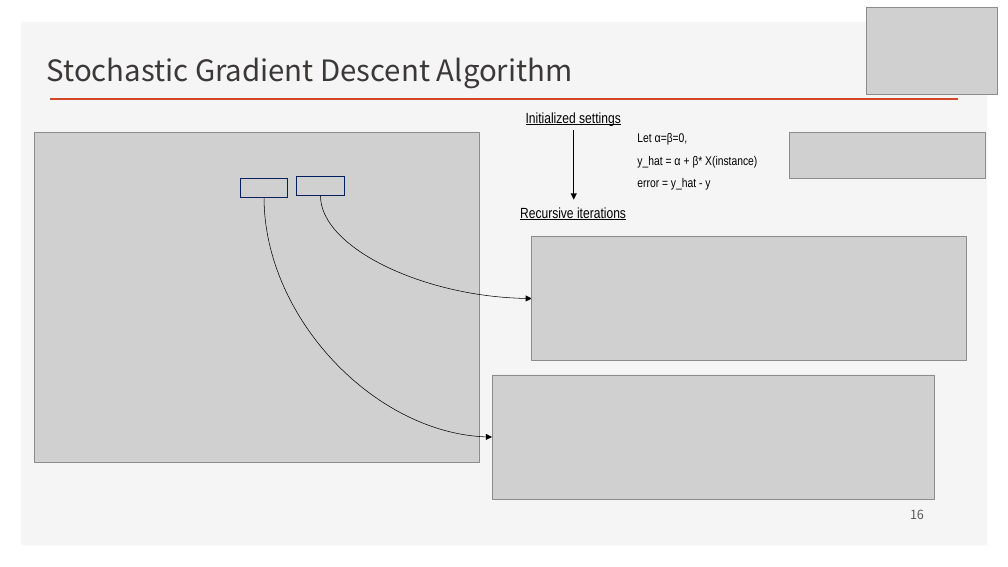
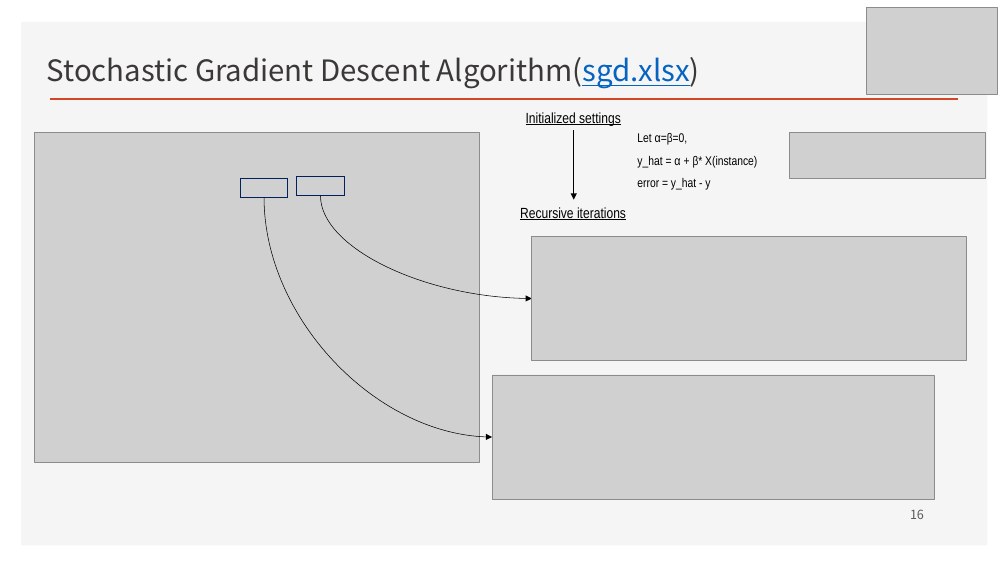
Before and after one commit to ancestor9/mathematics-for-machine-learning, a slide deck: slide 16 of Linear_Algebra/w4_Perceptron_Regression.pptx. Drawn at 1008x567 pixels with LibreOffice and Linux fonts; fonts in the diff are those of the drawing; grey boxes stand for pictures; background and template pictures are left out. Boxes give left, top, right and bottom in pixels: in the first picture for what was removed or moved away, otherwise in the second. Text is boxed around its words. In the diff, an @@ line names an element or a change of style, - is before the commit and + after.

```diff
--- a/Linear_Algebra/w4_Perceptron_Regression.pptx
+++ b/Linear_Algebra/w4_Perceptron_Regression.pptx
@@ text at (x1=47, y1=57, x2=700, y2=89): text changed @@
-Stochastic Gradient Descent Algorithm
+Stochastic Gradient Descent Algorithm(sgd.xlsx)
```
Also in this commit, not shown: 7 other slides changed, 7 slides added.
